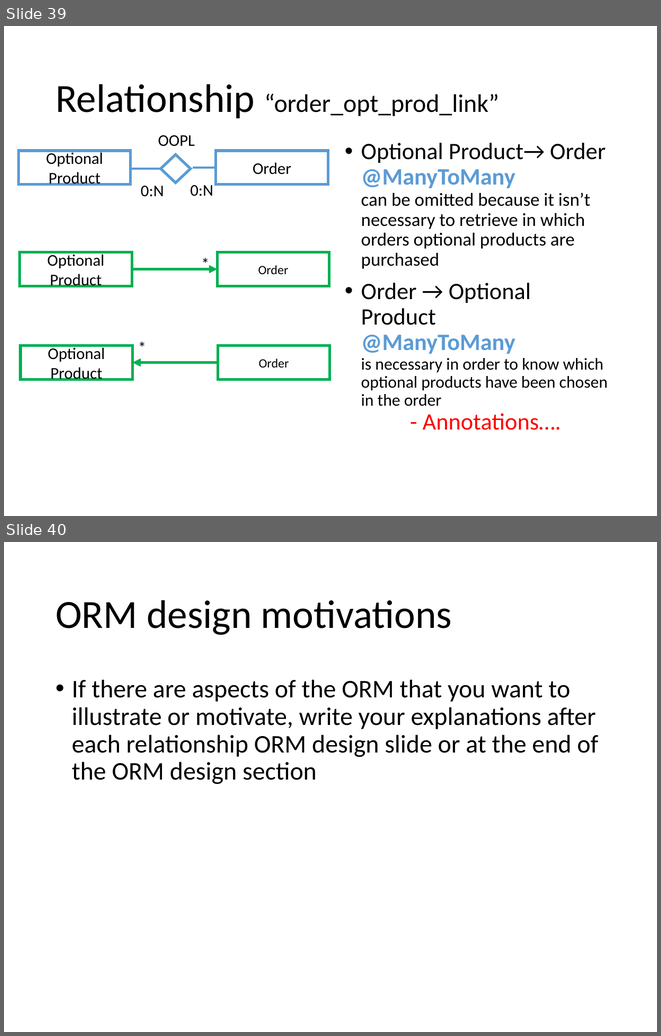
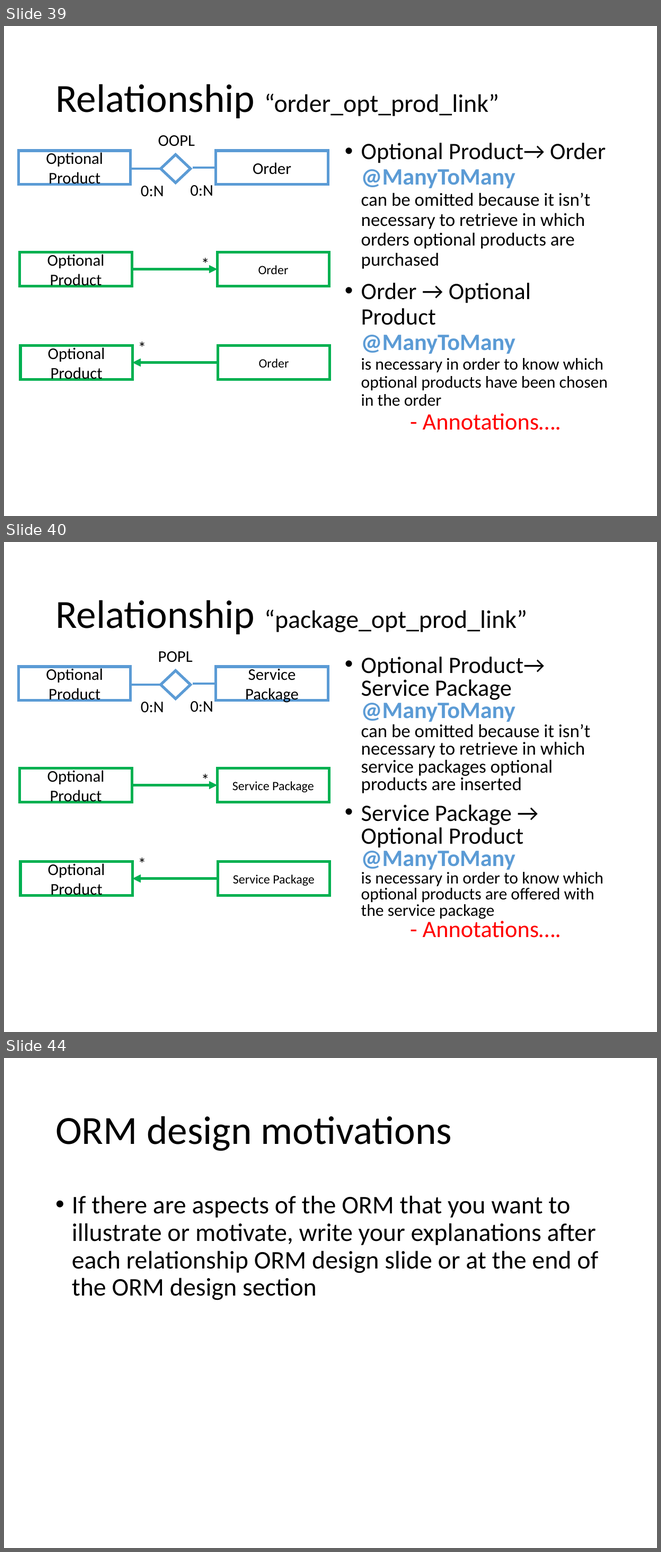
Before and after one commit to andrearestelli/db2-project, a slide deck: docs/documentation.pptx. Shown one above the other, each under a label of ours: slides 39 and 40 before the commit, slides 39, 40 and 44 after it; the slides between them are not shown. The pictures are 661x1036 and 661x1552 pixels, drawn with LibreOffice and Linux fonts; fonts in the diff are those of the drawing. Boxes give left, top, right and bottom in pixels: in the first picture for what was removed or moved away, otherwise in the second. Text is boxed around its words. In the diff, an @@ line names an element or a change of style, - is before the commit and + after.

```diff
--- a/docs/documentation.pptx
+++ b/docs/documentation.pptx
@@ slide 40 added at box(4, 542, 657, 1032), background #FFFFFF @@
@@ title added at box(55, 600, 527, 634), 28 pt, text #000000 @@
+Relationship “package_opt_prod_link”
@@ text added at box(158, 651, 193, 662), 18 pt, text #000000 @@
+POPL
@@ rectangle added at box(18, 667, 131, 700), fill #FFFFFF, outline #5B9BD5 3 pt, 18 pt, text #000000 @@
+Optional Product
@@ rectangle added at box(216, 667, 328, 700), fill #FFFFFF, outline #5B9BD5 3 pt, 18 pt, text #000000 @@
+Service Package
@@ text added at box(361, 656, 603, 937), 25.9 pt, text #000000 @@
+• Optional Product→ Service Package
+  @ManyToMany
+  can be omitted because it isn’t necessary to retrieve in which service packages optional products are inserted
+• Service Package → Optional Product
+  @ManyToMany
+  is necessary in order to know which optional products are offered with the service package
+  - Annotations….
@@ line added from (161, 685) to (131, 685), #5B9BD5 2.25 pt @@
@@ diamond added at box(160, 671, 191, 699), fill #FFFFFF, outline #5B9BD5 3 pt @@
@@ line added from (216, 684) to (193, 684), #5B9BD5 2.25 pt @@
@@ text added at box(141, 702, 164, 713), 18 pt, text #000000 @@
+0:N
@@ text added at box(190, 701, 213, 712), 18 pt, text #000000 @@
+0:N
@@ rectangle added at box(20, 768, 132, 802), outline #00B050 3 pt, 18 pt, text #000000 @@
+Optional Product
@@ text added at box(195, 766, 216, 792), 18 pt, text #000000 @@
+*
@@ rectangle added at box(218, 768, 330, 802), outline #00B050 3 pt, 14 pt, text #000000 @@
+Service Package
@@ arrow added from (132, 785) to (218, 785), #00B050 3 pt @@
@@ text added at box(131, 849, 153, 876), 18 pt, text #000000 @@
+*
@@ rectangle added at box(20, 861, 133, 896), outline #00B050 3 pt, 18 pt, text #000000 @@
+Optional Product
@@ rectangle added at box(218, 861, 330, 896), outline #00B050 3 pt, 14 pt, text #000000 @@
+Service Package
@@ arrow added from (218, 878) to (133, 878), #00B050 3 pt @@
@@ what was slide 40 is now slide 44 @@
```
Also in this commit, not shown: 3 other slides added.
